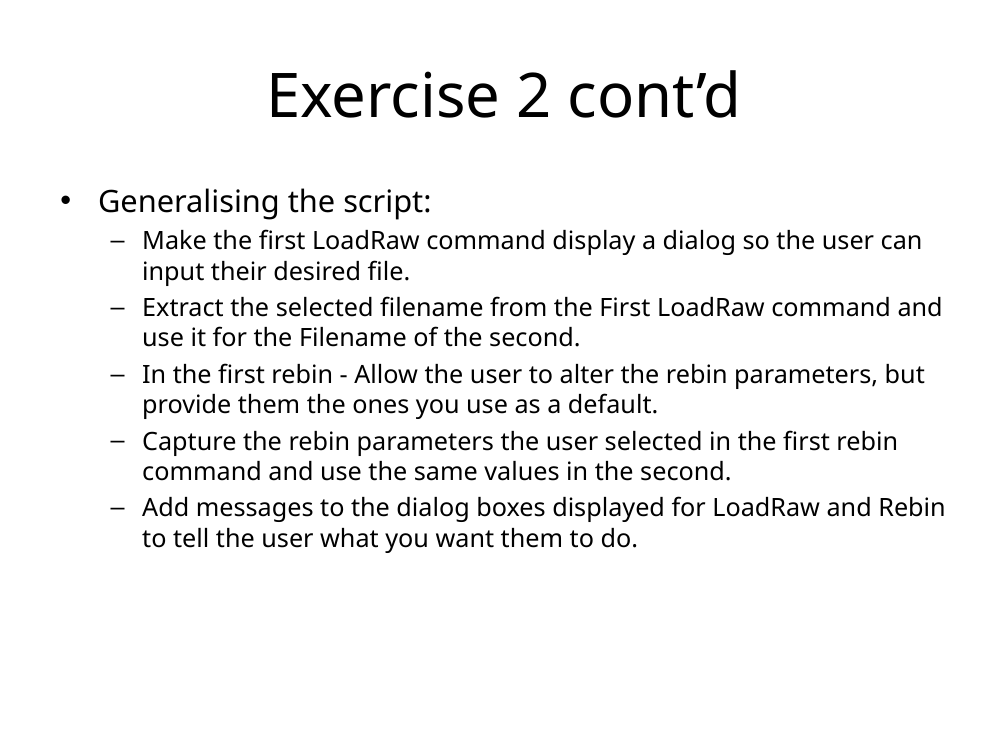
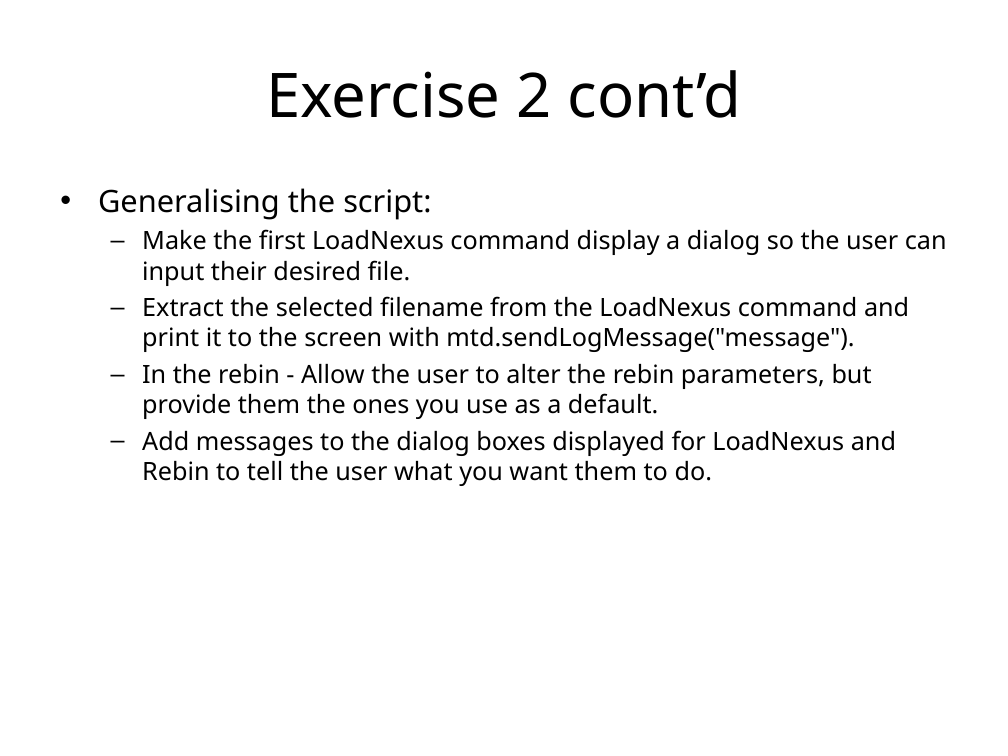
Before and after one commit to mantidproject/documents, a slide deck: slide 18 of Presentations/Python training course/Python in Mantid - SNS.ppt. Drawn at 1008x756 pixels with LibreOffice and Linux fonts; fonts in the diff are those of the drawing; background and template pictures are left out. Boxes give left, top, right and bottom in pixels: in the first picture for what was removed or moved away, otherwise in the second. Text is boxed around its words. In the diff, an @@ line names an element or a change of style, - is before the commit and + after.

Commit message:
update to the exercises

```diff
--- a/Presentations/Python training course/Python in Mantid - SNS.ppt
+++ b/Presentations/Python training course/Python in Mantid - SNS.ppt
@@ text at bbox=[142, 229, 947, 486]: text changed @@
-  – Make the first LoadRaw command display a dialog so the user can input their desired file.
-  – Extract the selected filename from the First LoadRaw command and use it for the Filename of the second.
-  – In the first rebin - Allow the user to alter the rebin parameters, but provide them the ones you use as a default.
-  – Capture the rebin parameters the user selected in the first rebin command and use the same values in the second.
-  – Add messages to the dialog boxes displayed for LoadRaw and Rebin to tell the user what you want them to do.
+  – Make the first LoadNexus command display a dialog so the user can input their desired file.
+  – Extract the selected filename from the LoadNexus command and print it to the screen with mtd.sendLogMessage("message").
+  – In the rebin - Allow the user to alter the rebin parameters, but provide them the ones you use as a default.
+  – Add messages to the dialog boxes displayed for LoadNexus and Rebin to tell the user what you want them to do.
```
Also in this commit, not shown: 5 other slides changed, 1 slide removed, 1 other file.
